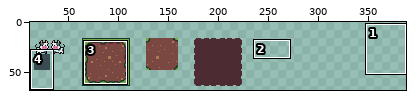
File history of a pixel-art file, assets/graphics/tileset/tilesetmain.aseprite. The picture above shows the old version from afar; the outline marks the close-up.
Close-up. Before the commit:
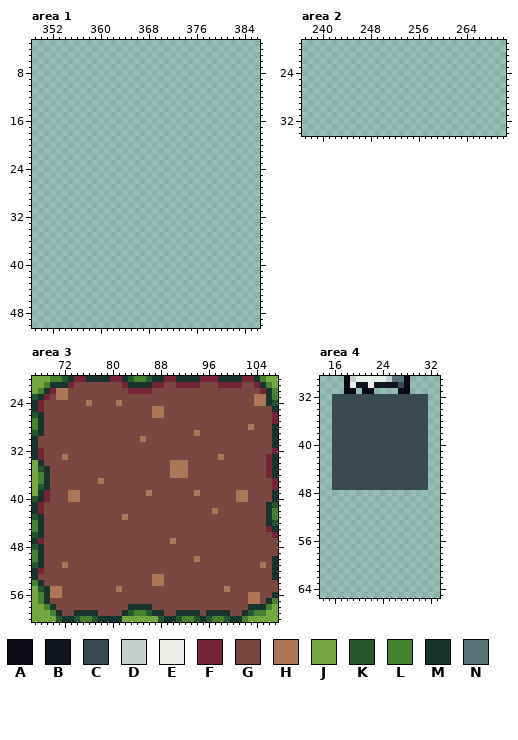
512x512 pixels, 1 frame. Shown: area 1: x 349..386, y 3..50; area 2: x 237..270, y 19..34; area 3: x 67..107, y 20..60; area 4: x 14..33, y 29..65. The wide view leaves out empty margins. The commit also changed other parts of the picture, which this record leaves out.
Visible layers, top first: "Dirt Behind", "Grass Tiles", "CowL", "CowR", "Layer 1".
Palette (. is transparent): A #090a14  B #10141f  C #394a50  D #c7cfcc  E #ebede9  F #752438  G #7a4841  H #ad7757  J #75a743  K #25562e  L #468232  M #19332d  N #577277
Pixels before, area 3, first column x 67:
20 JJJLLKMFFMMMMFFMKLLKMMFFMMMMFFFMMMMFFMLJJ
21 JJLMMMFGGGGGGGGFMMMMFFGGFFFFGGGFFFFGGFMLJ
22 JLMFHHGGGGGGGGGGFFFFGGGGGGGGGGGGGGGGGGFML
23 KMFGHHGGGGGGGGGGGGGGGGGGGGGGGGGGGGGGGHHML
24 MFGGGGGGGHGGGGHGGGGGGGGGGGGGGGGGGGGGGHHMK
25 MFGGGGGGGGGGGGGGGGGGHHGGGGGGGGGGGGGGGGGGM
26 KMGGGGGGGGGGGGGGGGGGHHGGGGGGGGGGGGGGGGGGF
27 LMGGGGGGGGGGGGGGGGGGGGGGGGGGGGGGGGGGGGGGF
28 LMGGGGGGGGGGGGGGGGGGGGGGGGGGGGGGGGGGHGGGM
29 KMGGGGGGGGGGGGGGGGGGGGGGGGGHGGGGGGGGGGGGM
30 MGGGGGGGGGGGGGGGGGHGGGGGGGGGGGGGGGGGGGGGM
31 MGGGGGGGGGGGGGGGGGGGGGGGGGGGGGGGGGGGGGGGM
32 MFGGGGGGGGGGGGGGGGGGGGGGGGGGGGGGGGGGGGGGF
33 MFGGGHGGGGGGGGGGGGGGGGGGGGGGGGGHGGGGGGGFM
34 JMGGGGGGGGGGGGGGGGGGGGGHHHGGGGGGGGGGGGGFM
35 JKMGGGGGGGGGGGGGGGGGGGGHHHGGGGGGGGGGGGGFM
36 JLMGGGGGGGGGGGGGGGGGGGGHHHGGGGGGGGGGGGGFM
37 JLMGGGGGGGGHGGGGGGGGGGGGGGGGGGGGGGGGGGGGF
38 JKMGGGGGGGGGGGGGGGGGGGGGGGGGGGGGGGGGGGGGF
39 JMFGGGHHGGGGGGGGGGGHGGGGGGGHGGGGGGHHGGGGM
40 KMFGGGHHGGGGGGGGGGGGGGGGGGGGGGGGGGHHGGGGM
41 MFGGGGGGGGGGGGGGGGGGGGGGGGGGGGGGGGGGGGGMK
42 MFGGGGGGGGGGGGGGGGGGGGGGGGGGGGHGGGGGGGGML
43 KMGGGGGGGGGGGGGHGGGGGGGGGGGGGGGGGGGGGGGML
44 LMGGGGGGGGGGGGGGGGGGGGGGGGGGGGGGGGGGGGGMK
45 LMGGGGGGGGGGGGGGGGGGGGGGGGGGGGGGGGGGGGGFM
46 KMGGGGGGGGGGGGGGGGGGGGGGGGGGGGGGGGGGGGGGF
47 MFGGGGGGGGGGGGGGGGGGGGGHGGGGGGGGGGGGGGGGG
48 KMGGGGGGGGGGGGGGGGGGGGGGGGGGGGGGGGGGGGGGG
49 LMGGGGGGGGGGGGGGGGGGGGGGGGGGGGGGGGGGGGGGG
50 LMGGGGGGGGGGGGGGGGGGGGGGGGGHGGGGGGGGGGGGM
51 KMGGGHGGGGGGGGGGGGGGGGGGGGGGGGGGGGGGGGHGM
52 MFGGGGGGGGGGGGGGGGGGGGGGGGGGGGGGGGGGGGGGM
53 MGGGGGGGGGGGGGGGGGGGHHGGGGGGGGGGGGGGGGGGM
54 LMGGGGGGGGGGGGGGGGGGHHGGGGGGGGGGGGGGGGGGG
55 JKMHHGGGGGGGGGHGGGGGGGGGGGGGGGGGHGGGGGGGG
56 JLMHHGGGGGGGGGGGGGGGGGGGGGGGGGGGGGGGHHGGM
57 JLMGGGGGGGGGGGGGGGGGGGGGGGGGGGGGGGGGHHGML
58 JJLMGGGGGGGGGGGGMMMMGGGGGGGGGGGGGGGGMMMLJ
59 JJJLMGGMMMMGGGGMKLLKMMGGMMMMGMMMMGGMKLLJJ
60 JJJJKMMKLLKMMMMJJJJJJKMMKLLKMKLLKMMLJJJJJ
Pixels before, area 4, first column x 16:
29 ..ADEEEEEDNNA...
30 ..AEBBEBBBBCA...
31 ..AA.AA....AA...
32 CCCCCCCCCCCCCCCC
33 CCCCCCCCCCCCCCCC
34 CCCCCCCCCCCCCCCC
35 CCCCCCCCCCCCCCCC
36 CCCCCCCCCCCCCCCC
37 CCCCCCCCCCCCCCCC
38 CCCCCCCCCCCCCCCC
39 CCCCCCCCCCCCCCCC
40 CCCCCCCCCCCCCCCC
41 CCCCCCCCCCCCCCCC
42 CCCCCCCCCCCCCCCC
43 CCCCCCCCCCCCCCCC
44 CCCCCCCCCCCCCCCC
45 CCCCCCCCCCCCCCCC
46 CCCCCCCCCCCCCCCC
47 CCCCCCCCCCCCCCCC
Once edited:
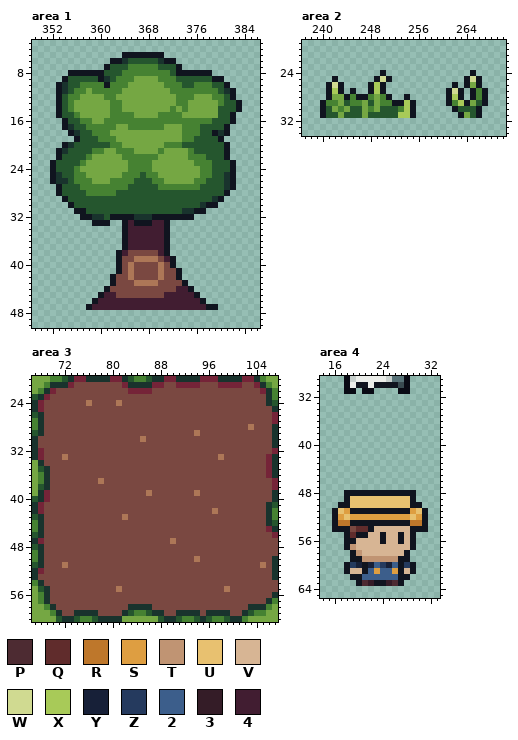
Colours new in this view: P #4d2b32  Q #602c2c  R #be772b  S #de9e41  T #c09473  U #e8c170  V #d7b594  W #d0da91  X #a8ca58  Y #172038  Z #253a5e  2 #3c5e8b  3 #341c27  4 #411d31
The edit:
layer "FarmerR" added
layer "FarmerL" added
layer "Grass Extra" added
layer "Trees" added
layer "Layer 1" removed
Changed rows in their new state; - is an unchanged pixel.
Area 1, layer "Trees":
first column x 352:
 5 ------------BBBBBBB-------------
 6 ----------BBMKKKKKMBB-----------
 7 ---------BKKKLLLLLKKKB----------
 8 ---BBBBBBKKKLLLLLLLLKBBBBBB-----
 9 --BKKKKKBMKLLLJJJJLLLKKKKKKBB---
10 -BMKKLLLLBLLLJJJJJJLLLKKLLLKKB--
11 -BMKLLJLLLLLJJJJJJJJLLLLLLLLKMB-
12 -BKLLJJJJLLJJJJJJJJJJLLLJJJLLKB-
13 -BKLJJJJJJLLJJJJJJJJJLLJJJJJLKKB
14 -BKLJJJJJJLLJJJJJJJJLJLJJJJJKKKB
15 -BKKLJJJJJLLLLJJJJLLLLJJJJJJKKB-
16 --BKKLLJJLLLLLLLLLLLLLLLLLLKKKB-
17 --BMKKLLLLLJJLLLLLLJJJLLLKKKKB--
18 ---BMKKLLLJJJJJJJJJJJJLLLKKBMB--
19 ----BKKKLLLJJJJJJJJJJJLLKKKKB---
20 --BMKKKKKKLLJJJJJJJLLLKKKKKKKB--
21 -BMKKKKLLJJLLLJJJJLJJJJLKKKKKB--
22 -BKKKKLJJJJJLLLLLLJJJJJLLLKKKB--
23 BKKKKLJJJJJJJLLLLJJJJJJJLLLKKKB-
24 BKKKLJJJJJJJJLLLLJJJJJJJJLLKKKB-
25 BMKKLLJJJJJJLLLKLLJJJJJJJLLKKMB-
26 BMMKLLLJJJLLLLKKKLLJJJJJLLKKKMB-
27 -BKKKLLLLLLLLKKKKKLLLLLLLKKKKMB-
28 -BKKKKLLLLLKKKKKKKKKKKKKKKKKKB--
29 --BKKKKKKKKKKKKKKKKKKKKKKKKMB---
30 ---BKKKKKKKKKKKKKKKKKKKKKMBB----
31 ----BBKKKKKKKKKKKKKKKKMMBB------
32 -----BBMMKBBBBMMMBBBBBBB--------
33 -------BBB--B4BBB44B------------
34 ------------B444444B------------
35 ------------B444444B------------
36 ------------B444444B------------
37 ------------B444444B------------
38 -----------B4GGGGG4B------------
39 -----------BGGHHHHG4B-----------
40 -----------BGHGGGGHGB-----------
41 -----------BGHGGGGHGGB----------
42 ----------BGGHGGGGHGGB----------
43 ----------BGGGHHHHGGGGB---------
44 ---------BGGGGGGGGGGG44B--------
45 --------B44GGGGGGGG44444B-------
46 -------B44444444444444444B------
47 ------B4444444444444444444BB----
Area 2, layer "Grass Extra":
first column x 240:
24 ----------B--------------B--
25 --B------BWB------------BWB-
26 -BWB----BXB-----------B-BJB-
27 -BXB-B--BXB----------BWB-BLB
28 -BJJBLBBLJLB--B------BXB-BLB
29 BLLJKLLJKJLLBBXB-----BLXBJKB
30 BKJLJKKJLJKKKLXB------BKKKB-
31 BKKJKKKJKKKKKXXB-------BJKB-
Area 3, layer "Grass Tiles":
first column x 71:
22 GG---------------------------------
23 GG-------------------------------GG
24 ---------------------------------GG
25 ----------------GG-----------------
26 ----------------GG-----------------
first column x 73:
34 -----------------GGG----------
35 -----------------GGG----------
36 -----------------GGG----------
39 GG--------------------------GG
40 GG--------------------------GG
first column x 70:
53 -----------------GG----------------
54 -----------------GG----------------
55 GG---------------------------------
56 GG-------------------------------GG
57 ---------------------------------GG
Area 4:
first column x 16:
32 ................
33 ................
34 ................
35 ................
36 ................
37 ................
38 ................
39 ................
40 ................
41 ................
42 ................
43 ................
44 ................
45 ................
46 ................
47 ................
48 --BBBBBBBBBBBB--
49 --BUUUUUUUUUUB--
50 -BBUUUUUUUUUUBB-
51 BUSBBBBBBBBBBSUB
52 BSUSSSSSSSSSSUSB
53 BRRBBBBBBBBBBRRB
54 BBBGQQBVVVVVVBBB
55 --BQBBVVBVVBVB--
56 --BBVVVVBVVBVB--
57 --BTVVVVVVVVVB--
58 ---BTVVVVVVVB---
59 ---BBTTTTTTBB---
60 --BZYBY2ZY2BZB--
61 --BVVB2S22SBVB--
62 ---BB222222BB---
63 ----BP3BB3PB----
